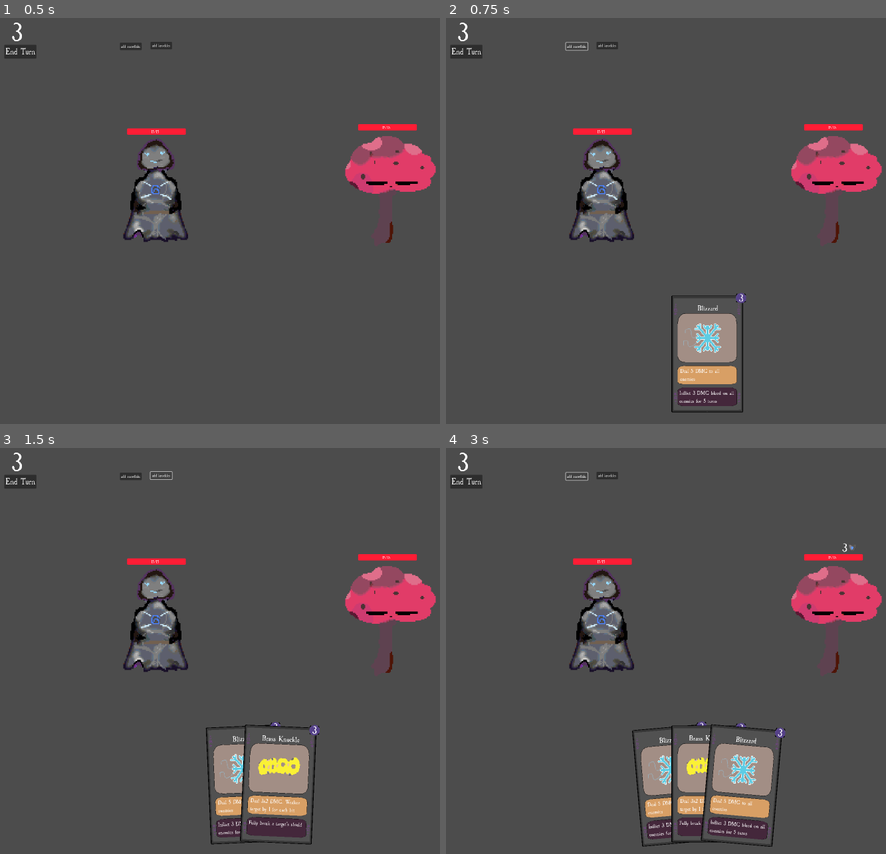
Above: before the commit, frames 1-4 (two rows, left to right).
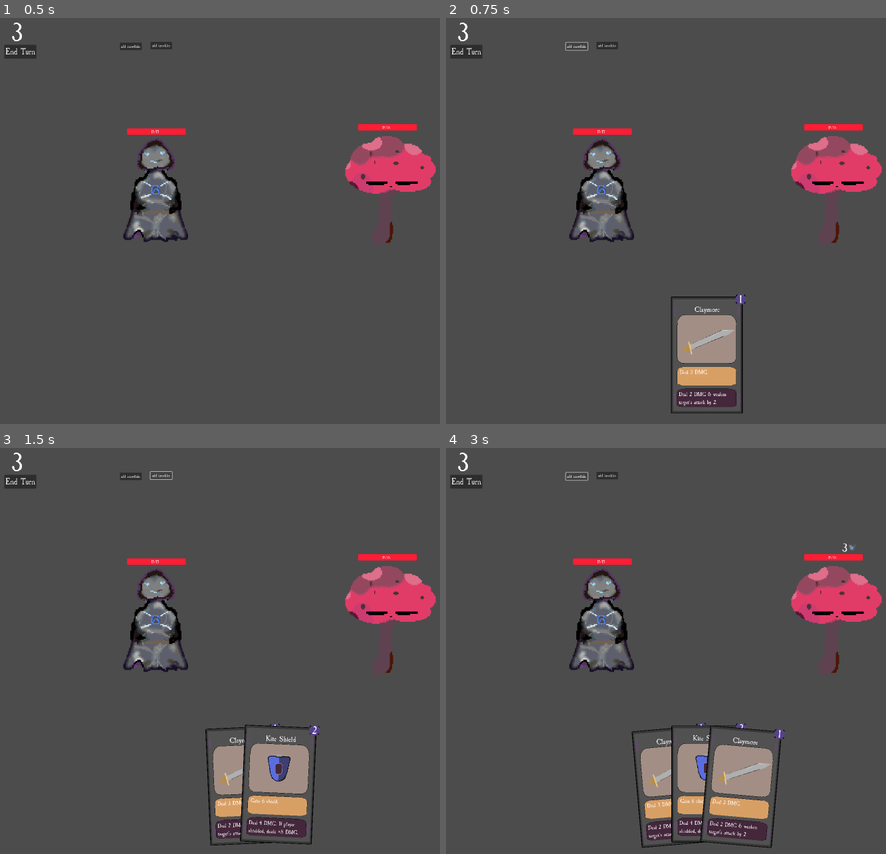
Above: after the commit, the same moments.

Repository: n0x1/Cardtrick
Game: Godot game, scene res://scenes/Main.tscn
The game is run twice, just before and just after one commit, with the same random seed, the same clock (stepped at 60 frames per second) and the same inputs.
Inputs:
- Up to frame 1 (0.5 s): no input
- Up to frame 2 (0.75 s): click "add snowflake" at 0.5 s
- Up to frame 3 (1.5 s): click "add knuckles" at 1.25 s
- Up to frame 4 (3 s): click "End Turn" at 2 s; click "add snowflake" at 2.75 s

Frame 1 is identical in both runs. In frame 2, 1.4% of the frame differs, in the area x 51-69%, y 67-98%; in frame 3, 1.5%; in frame 4, 2.6%, in the area x 42-78%, y 67-99%.

Commit message:
starting data structures finished sfx

Diff:
--- a/scripts/Character.gd
+++ b/scripts/Character.gd
@@ -29,6 +29,23 @@
 				shield = 0
 		else:
 			health -= amount
+	if self.name == "PlayerCharacter": # player hit sounds based on how much damage taken
+		if amount > 0 and amount <= 2: # i considered doing percentages, but its cool as you get stronger ot keep hearing the hard hits
+			play_sound("res://sounds/playerhit_light.mp3", 1.5)
+		elif amount > 2 and amount < 5:
+			play_sound("res://sounds/playerhit_light.mp3", 1.2)
+		elif amount >= 5 and amount < 10:
+			play_sound("res://sounds/playerhit_medium.mp3", 0.7)
+		elif amount >= 10 and amount < 15:
+			play_sound("res://sounds/playerhit_hard.mp3", 1)
+		elif amount >= 15:
+			if amount < max_health / 50:
+				play_sound("res://sounds/playerhit_hard.mp3", 0.75)
+			elif amount >= max_health / 50: # elif just incase
+				play_sound("res://sounds/playerhit_hard.mp3", 0.5)
+
+
+
 
 var bleedcount = 0 #init
 func bleed(amount: int, turns: int):
--- a/scripts/Main.gd
+++ b/scripts/Main.gd
@@ -99,6 +99,7 @@
 	$CanvasLayer/GameOverOverlay.visible = false
 
 
+
 func _on_victory_button_pressed(): # victory
 	level += 1
 	$CanvasLayer/VictoryOverlay.visible = false
--- a/scripts/cards/ClaymoreActions.gd
+++ b/scripts/cards/ClaymoreActions.gd
@@ -7,7 +7,7 @@
 	var action = game_state.get("action")
 	#spend mana/cost
 	if caster.spend_mana(1) == true: # can also implement function to get cost but const in code is easy
-
+		caster.play_sound("res://sounds/slash.mp3", 1)
 		if action == "play":
 			play(targets)
 		elif action == "throw":
--- a/scripts/cards/ShieldActions.gd
+++ b/scripts/cards/ShieldActions.gd
@@ -22,9 +22,12 @@
 
 func play(caster):
 	caster.change_shield(6) # gain 6 shield
+	caster.play_sound("res://sounds/armorup.mp3", 1)
 
 func throw(caster, targets):
 	if caster.shield > 0:
 		targets[0].take_damage(12)
+		caster.play_sound("res://sounds/bash.mp3", 0.6)
 	else:
 		targets[0].take_damage(4)
+		caster.play_sound("res://sounds/bash.mp3", 0.9)
--- /dev/null
+++ b/scripts/dataobjects/CardWithID.gd
@@ -0,0 +1,7 @@
+class_name CardWithID extends RefCounted
+var id: int
+var card: UsableCard
+
+func _init(_id: int, _card):
+	id = _id
+	card = _card
--- /dev/null
+++ b/scripts/dataobjects/Deck.gd
@@ -0,0 +1,23 @@
+class_name Deck extends RefCounted
+
+var card_collection: Dictionary = {}
+
+var id_counter: int = 0
+
+func add_card(card: UsableCard): # add to deck
+	var card_id = _generate_card_id(card)
+	card_collection[card_id] = CardWithID.new(card_id, card)
+	id_counter += 1
+
+func remove_card(card_id: int): # remove from deck
+	card_collection.erase(card_id)
+
+func update_card(card_id: int, card: UsableCard):
+	card_collection[card_id] = card
+
+func get_cards() -> Array[CardWithID]:
+
+	return card_collection.values()
+
+func _generate_card_id(card: UsableCard):
+	return id_counter
--- a/scripts/deck_n_hand.gd
+++ b/scripts/deck_n_hand.gd
@@ -2,7 +2,7 @@
 
 signal card_activated(card, action: String)
 
-@onready var claymore_card_scene: PackedScene = preload("res://scenes/cards/claymore.tscn")
+@onready var ccs: PackedScene = preload("res://scenes/cards/claymore.tscn")
 @onready var shield_card_scene: PackedScene = preload("res://scenes/cards/shield.tscn")
 @onready var blizzard_card_scene: PackedScene = preload("res://scenes/cards/blizzard.tscn")
 @onready var brassknuckle_card_scene: PackedScene = preload("res://scenes/cards/brassknuckle.tscn")
@@ -19,12 +19,12 @@
 
 
 func _on_button_pressed():
-	var c = blizzard_card_scene.instantiate()
+	var c = ccs.instantiate()
 	hand.add_card(c)
 
 
 func _on_button_2_pressed():
-	var d = brassknuckle_card_scene.instantiate()
+	var d = shield_card_scene.instantiate()
 	hand.add_card(d)
 
 
Not shown, added: sounds/playerhit_hard.mp3.import
Not shown, added: sounds/playerhit_light.mp3.import
Not shown, added: sounds/playerhit_medium.mp3.import
Not shown, added: sounds/slash.mp3.import
Not shown, added: sounds/playerhit_hard.mp3
Not shown, added: sounds/playerhit_light.mp3
Not shown, added: sounds/playerhit_medium.mp3
Not shown, added: sounds/slash.mp3
